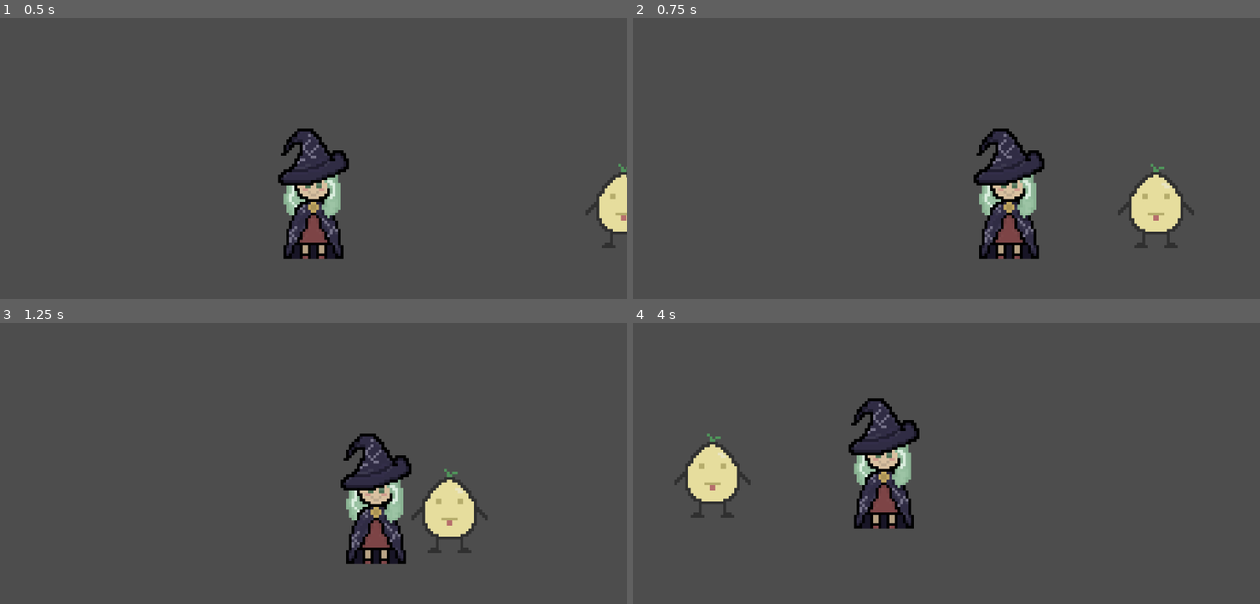
Above: before the commit, frames 1-4 (two rows, left to right).
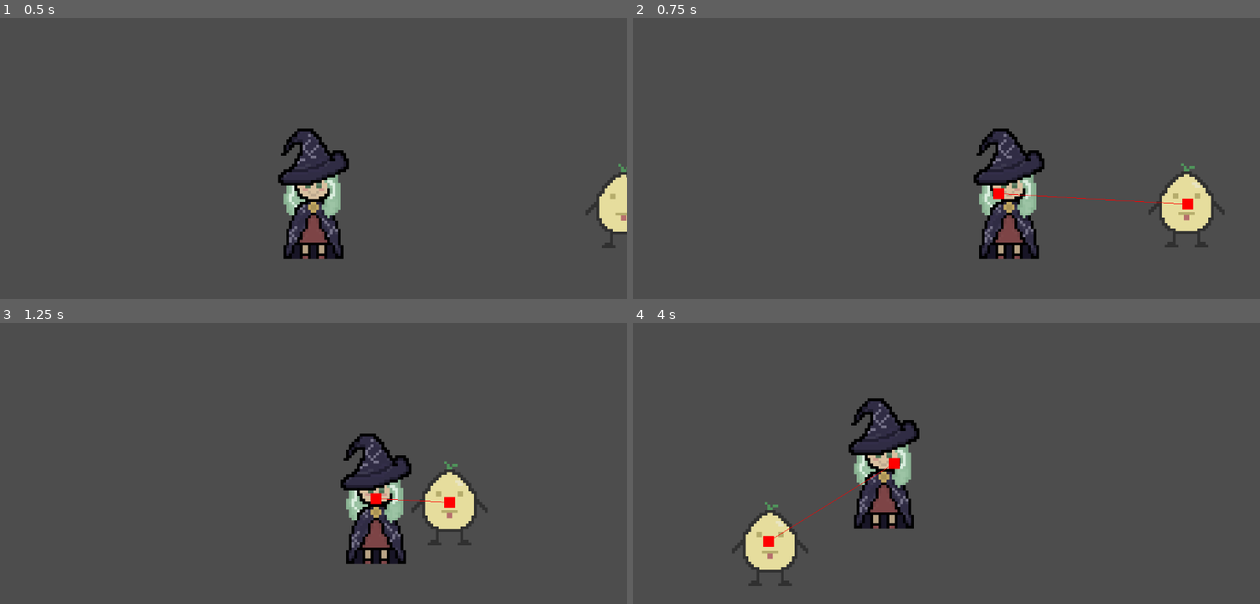
Above: after the commit, the same moments.

Repository: knguyen3-skl/github_tut
Game: Godot game, scene res://scenes/level.tscn
Two runs of this game, one before a commit and one after it. Both use one fixed random seed, a clock stepped at 60 frames per second and the inputs below.
Inputs:
- Up to frame 1 (0.5 s): no input
- Up to frame 2 (0.75 s): tap Enter at 0.5 s; hold Right (ui_right) from 0.53 s (still down)
- Up to frame 3 (1.25 s): keep holding Right (ui_right)
- Up to frame 4 (4 s): release Right (ui_right) at 1.28 s; hold Down (ui_down) 1.28-2.03 s; hold Right (ui_right) 2.03-2.78 s; tap Space at 2.75 s; hold Up (ui_up) 2.78-3.53 s; tap Enter at 3.5 s; hold Left (ui_left) from 3.53 s (still down)

Frame 1 is identical in both runs. In frame 2, 2.6% of the frame differs, in the area x 57-95%, y 51-82%; in frame 3, 1.3%; in frame 4, 3.5%, in the area x 6-43%, y 39-94%.
Error before the commit: Parse Error: Identifier "area" not declared in the current scope. (res://scenes/mr_potato.gd:11)

Commit message:
enemy movement

Diff:
--- a/witchery/scenes/level.tscn
+++ b/witchery/scenes/level.tscn
@@ -2,6 +2,13 @@
 
 [ext_resource type="PackedScene" uid="uid://dyy8m1anw4rj8" path="res://scenes/witch.tscn" id="1_2q6dc"]
 [ext_resource type="PackedScene" uid="uid://buj423pij3ll6" path="res://scenes/mr_potato.tscn" id="2_w7c3h"]
+
+[sub_resource type="NavigationPolygon" id="NavigationPolygon_w7c3h"]
+vertices = PackedVector2Array(489.71094, 372.85156, 293.8125, 370.1328, 290.1875, 177.95313, 484.27344, 177.03906)
+polygons = Array[PackedInt32Array]([PackedInt32Array(0, 1, 2, 3)])
+outlines = Array[PackedVector2Array]([PackedVector2Array(280, 168, 494, 167, 500, 383, 284, 380)])
+source_geometry_mode = 2
+source_geometry_group_name = &"mr_potato_path"
 
 [node name="Node2D" type="Node2D" unique_id=480188596]
 
@@ -13,5 +20,9 @@
 drag_horizontal_enabled = true
 drag_vertical_enabled = true
 
-[node name="CharacterBody2D2" parent="." unique_id=1071034293 instance=ExtResource("2_w7c3h")]
+[node name="CharacterBody2D2" parent="." unique_id=1071034293 node_paths=PackedStringArray("player") instance=ExtResource("2_w7c3h")]
 position = Vector2(390, 266)
+player = NodePath("../CharacterBody2D")
+
+[node name="NavigationRegion2D" type="NavigationRegion2D" parent="." unique_id=2081568768]
+navigation_polygon = SubResource("NavigationPolygon_w7c3h")
--- a/witchery/scenes/mr_potato.gd
+++ b/witchery/scenes/mr_potato.gd
@@ -1,12 +1,31 @@
 extends CharacterBody2D
-var money = 1
 
-# Called when the node enters the scene tree for the first time.
+@export var navigation_agent_2d: NavigationAgent2D
+@export var player : CharacterBody2D
+
+const SPEED = 200
+var direction : Vector2
+var stationary : Vector2
+
 func _ready() -> void:
-	pass # Replace with function body.
+	stationary = global_position
 
 
-# Called every frame. 'delta' is the elapsed time since the previous frame.
-func _process(delta: float) -> void:
-	if area.is_in_group("player"):
-		money += 1
+func _physics_process(delta: float) -> void:
+	_chase_player()
+	if !navigation_agent_2d.is_target_reachable():
+		navigation_agent_2d.target_position = stationary
+
+	elif navigation_agent_2d.is_target_reached() == false:
+		direction = global_position.direction_to(navigation_agent_2d.get_next_path_position())
+		velocity = velocity.lerp(direction * SPEED, delta)
+		move_and_slide()
+
+	elif navigation_agent_2d.is_target_reachable() == false:
+		navigation_agent_2d.target_position = stationary
+		direction = stationary
+		velocity = velocity.lerp(direction * SPEED, delta)
+		move_and_slide()
+
+func _chase_player() -> void:
+	navigation_agent_2d.target_position = player.global_position
--- a/witchery/scenes/mr_potato.tscn
+++ b/witchery/scenes/mr_potato.tscn
@@ -14,8 +14,9 @@
 radius = 64.0
 height = 128.0
 
-[node name="CharacterBody2D" type="CharacterBody2D" unique_id=1071034293]
+[node name="CharacterBody2D" type="CharacterBody2D" unique_id=1071034293 node_paths=PackedStringArray("navigation_agent_2d")]
 script = ExtResource("1_fkyqd")
+navigation_agent_2d = NodePath("NavigationAgent2D")
 
 [node name="MrPotatoTech" type="Sprite2D" parent="." unique_id=1160241202]
 texture = ExtResource("1_qspst")
@@ -34,3 +35,8 @@
 
 [node name="CollisionShape2D" type="CollisionShape2D" parent="enemy_range" unique_id=1919159147]
 shape = SubResource("CapsuleShape2D_383pu")
+
+[node name="NavigationAgent2D" type="NavigationAgent2D" parent="." unique_id=1453686346]
+debug_enabled = true
+
+[connection signal="area_entered" from="enemy_range" to="." method="_on_enemy_range_area_entered"]
--- a/witchery/scenes/witch.tscn
+++ b/witchery/scenes/witch.tscn
@@ -16,7 +16,7 @@
 [node name="CollisionShape2D" type="CollisionShape2D" parent="." unique_id=1716899384]
 shape = SubResource("RectangleShape2D_b1vsk")
 
-[node name="Area2D" type="Area2D" parent="." unique_id=1710240890]
+[node name="Area2D" type="Area2D" parent="." unique_id=1710240890 groups=["player"]]
 
 [node name="CollisionShape2D" type="CollisionShape2D" parent="Area2D" unique_id=2139358610]
 shape = SubResource("CapsuleShape2D_hgjeu")
--- a/witchery/scripts/witch.gd
+++ b/witchery/scripts/witch.gd
@@ -1,6 +1,6 @@
 extends CharacterBody2D
 
-var speed: int = 300
+var speed: int = 230
 var health: int = 10
 
 # Called when the node enters the scene tree for the first time.
